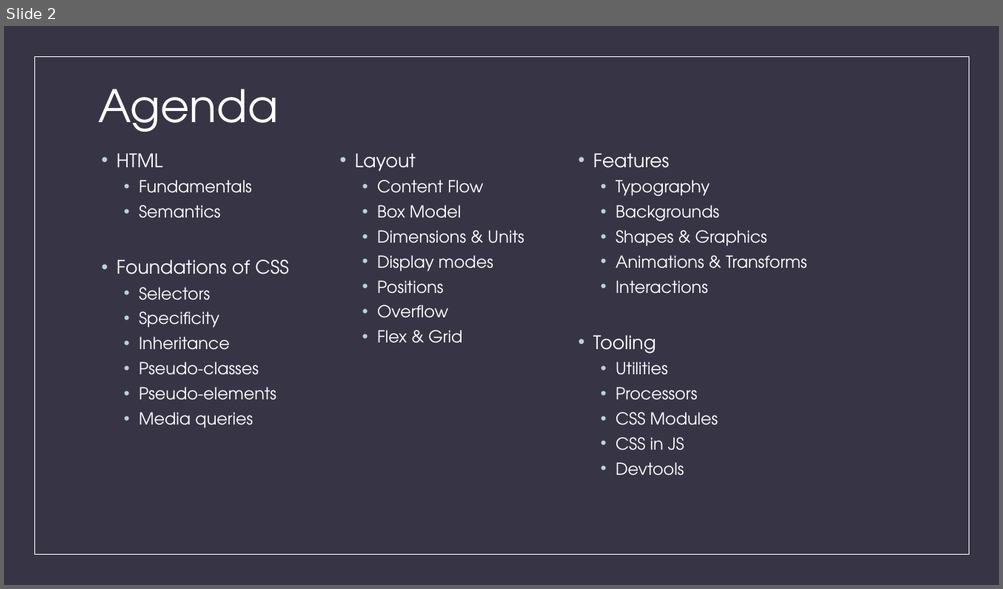
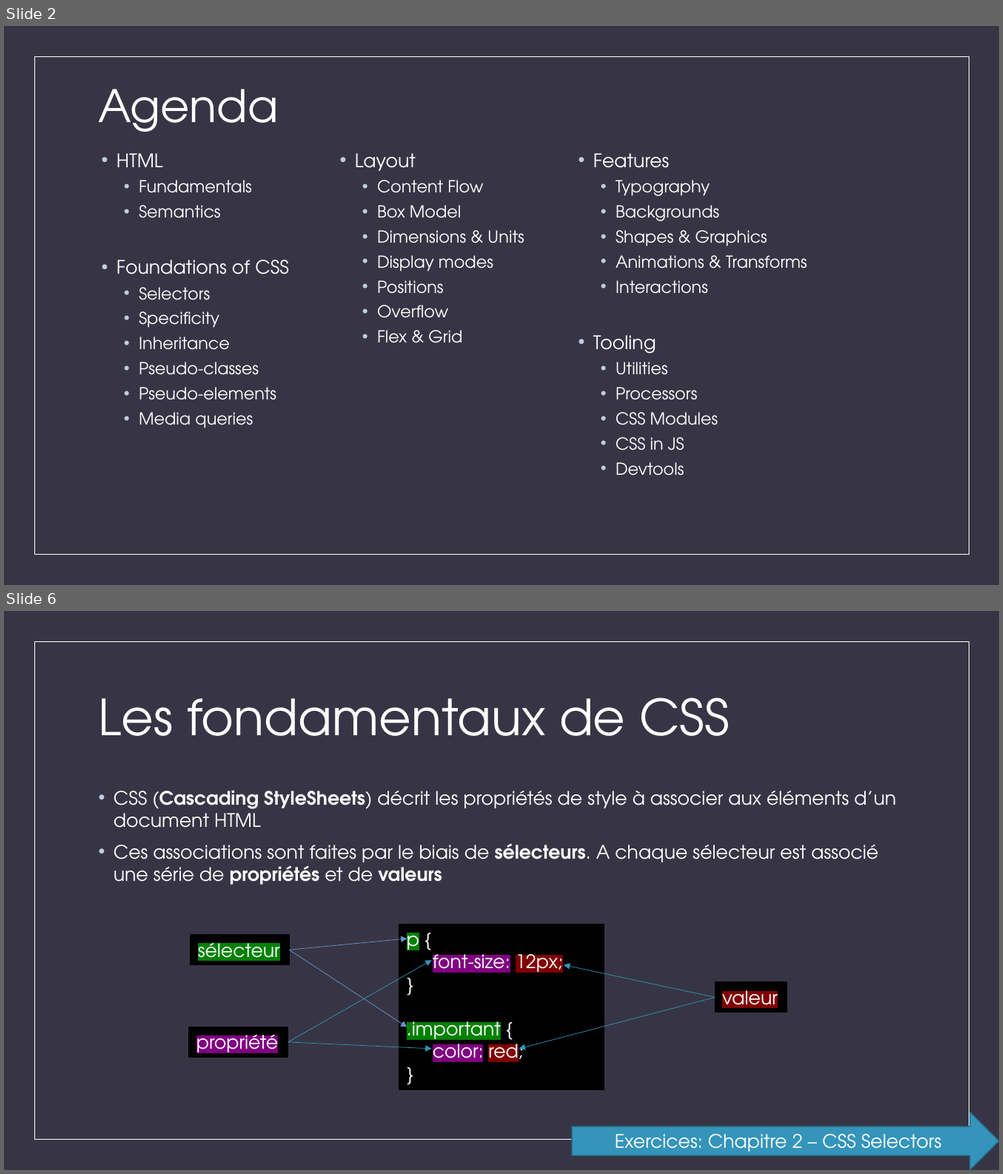
Before and after one commit to worldline/html-css-training, a slide deck: presenter_fr.pptx. Shown one above the other, each under a label of ours: slide 2 before the commit, slides 2 and 6 after it; the slides between them are not shown. The pictures are 1003x589 and 1003x1174 pixels, drawn with LibreOffice and Linux fonts; fonts in the diff are those of the drawing. Boxes give left, top, right and bottom in pixels: in the first picture for what was removed or moved away, otherwise in the second. Text is boxed around its words. In the diff, an @@ line names an element or a change of style, - is before the commit and + after.

```diff
--- a/presenter_fr.pptx
+++ b/presenter_fr.pptx
@@ slide 6 added at [4, 611, 999, 1170], background #373545; not listed: 1 template element that a slide beside it also shows @@
@@ title added at [99, 698, 729, 736], 48 pt, text #FFFFFF @@
+Les fondamentaux de CSS
@@ text added at [114, 790, 896, 885], 18 pt, text #FFFFFF @@
+• CSS (Cascading StyleSheets) décrit les propriétés de style à associer aux éléments d’un document HTML
+• Ces associations sont faites par le biais de sélecteurs. A chaque sélecteur est associé une série de propriétés et de valeurs
@@ rectangle added at [190, 935, 289, 965], fill #000000, outline #000000 1 pt, 18 pt, text #FFFFFF @@
+sélecteur
@@ arrow added from (289, 951) to (407, 939), #6793CD 0.5 pt @@
@@ rectangle added at [399, 924, 604, 1090], fill #000000, outline #000000 1 pt, 18 pt, text #FFFFFF @@
+p {
+font-size: 12px;
+}
+.important {
+color: red;
+}
@@ arrow added from (288, 1042) to (432, 960), #3494BA 0.5 pt @@
@@ arrow added from (289, 951) to (407, 1028), #6793CD 0.5 pt @@
@@ arrow added from (715, 997) to (563, 965), #3494BA 0.5 pt @@
@@ rectangle added at [715, 982, 787, 1012], fill #000000, outline #000000 1 pt, 18 pt, text #FFFFFF @@
+valeur
@@ arrow added from (715, 997) to (519, 1049), #3494BA 0.5 pt @@
@@ rectangle added at [189, 1028, 288, 1057], fill #000000, outline #000000 1 pt, 18 pt, text #FFFFFF @@
+propriété
@@ arrow added from (288, 1042) to (432, 1049), #3494BA 0.5 pt @@
@@ right arrow added at [572, 1113, 999, 1170], fill #3494BA, outline #266D8A 1 pt, 18 pt, text #FFFFFF @@
+Exercices: Chapitre 2 – CSS Selectors
```
Also in this commit, not shown: 3 slides changed, 3 other slides added.
